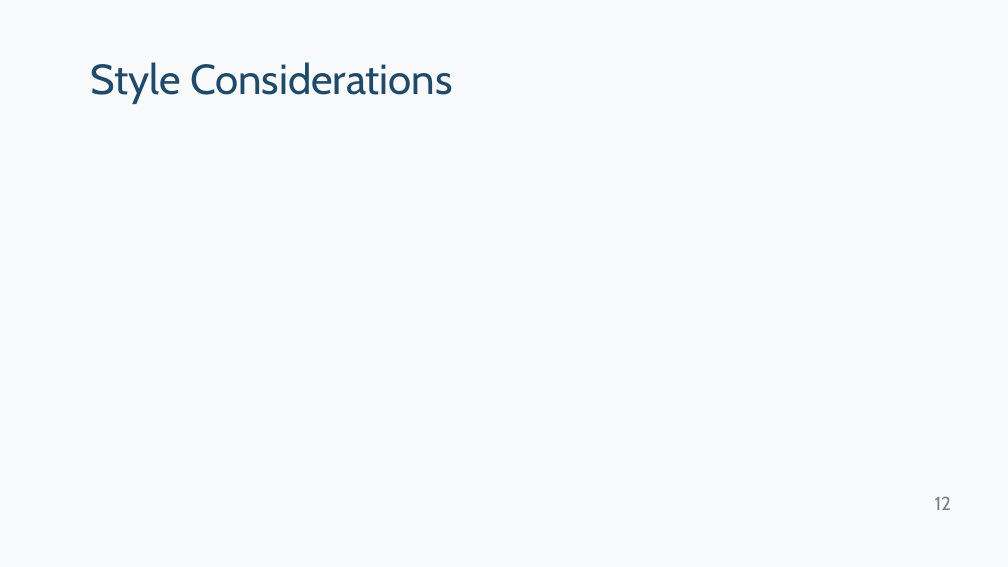
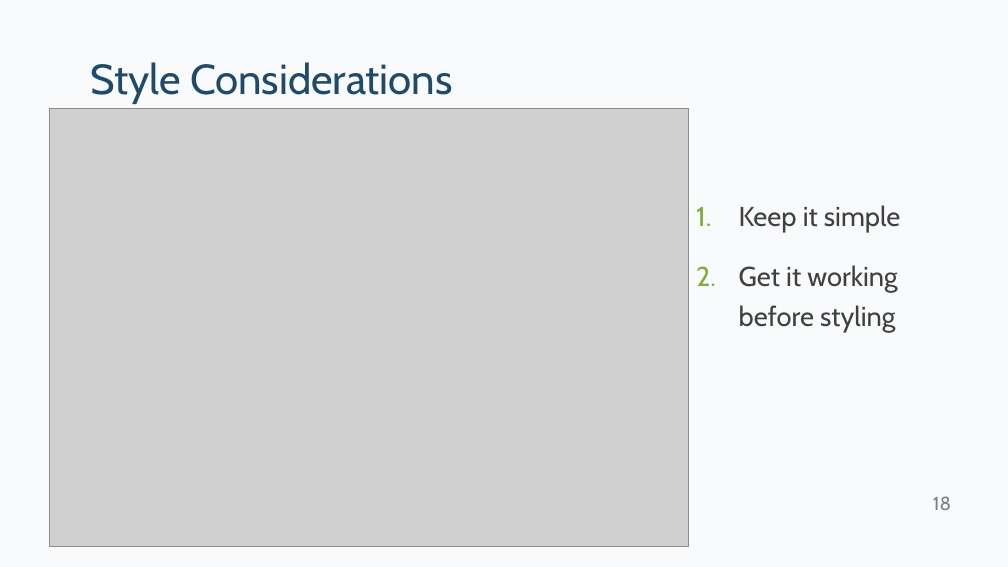
Before and after one commit to kpfairchild/ExcelSimulator, a slide deck: slide 18 of Excel Simulator Tips and Tricks.pptx (slide 12 before the commit). Drawn at 1008x567 pixels with LibreOffice and Linux fonts; fonts in the diff are those of the drawing; grey boxes stand for pictures. Boxes give left, top, right and bottom in pixels: in the first picture for what was removed or moved away, otherwise in the second. Text is boxed around its words. In the diff, an @@ line names an element or a change of style, - is before the commit and + after.

```diff
--- a/Excel Simulator Tips and Tricks.pptx
+++ b/Excel Simulator Tips and Tricks.pptx
@@ picture added at (49, 108, 689, 547) @@
@@ text added at (739, 205, 901, 332), 26 pt, text #404040 @@
+1. Keep it simple
+2. Get it working before styling
@@ page number at (933, 496, 951, 510): text changed @@
-12
+18
```
Also in this commit, not shown: 7 other slides changed, 5 slides added, 3 other files.
